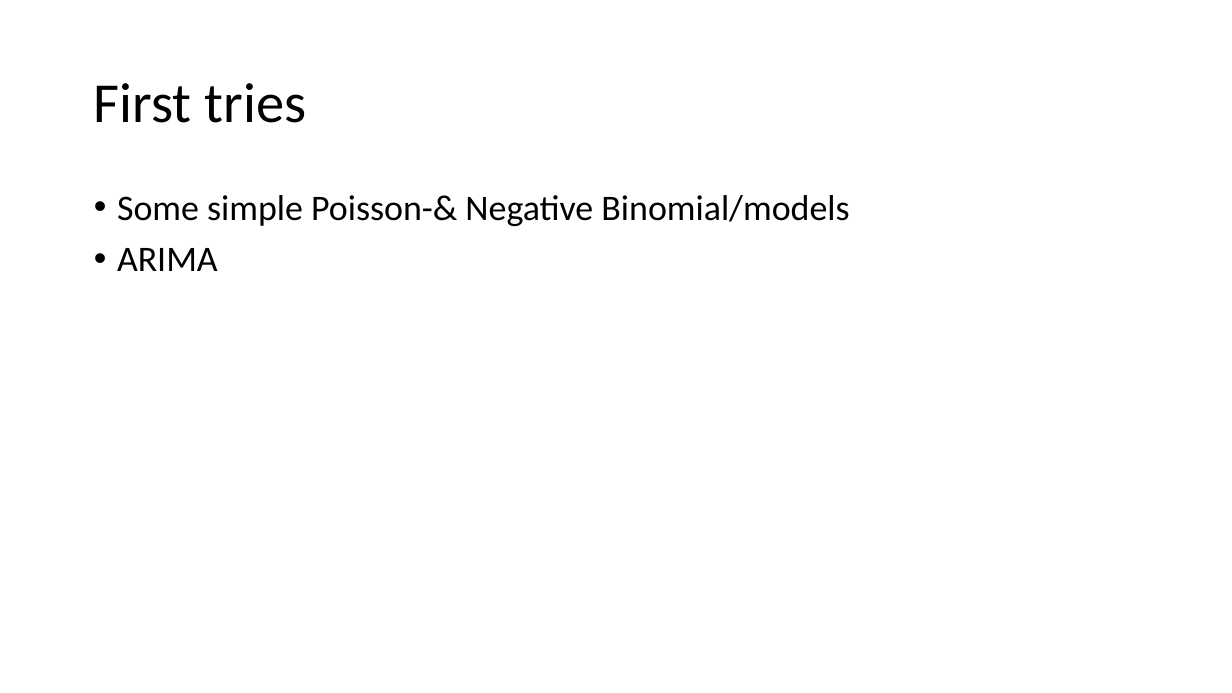
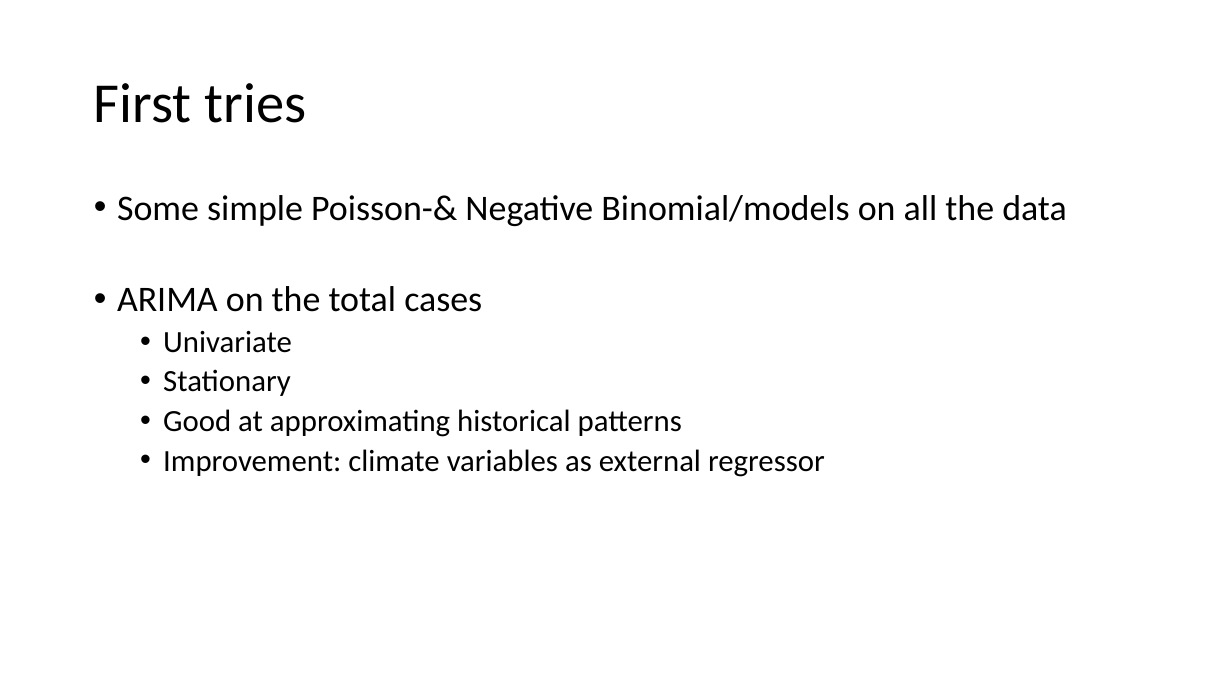
Before and after one commit to mariiader/adc_project, a slide deck: slide 11 of DengAI_PP_1.pptx (slide 10 before the commit). Drawn at 1232x693 pixels with LibreOffice and Linux fonts; fonts in the diff are those of the drawing. Boxes give left, top, right and bottom in pixels: in the first picture for what was removed or moved away, otherwise in the second. Text is boxed around its words. In the diff, an @@ line names an element or a change of style, - is before the commit and + after.

```diff
--- a/DengAI_PP_1.pptx
+++ b/DengAI_PP_1.pptx
@@ text at bbox=[117, 195, 1067, 477]: text changed; size 28 to 24 pt @@
-• Some simple Poisson-& Negative Binomial/models
-• ARIMA
+• Some simple Poisson-& Negative Binomial/models on all the data
+• ARIMA on the total cases
+  • Univariate
+  • Stationary
+  • Good at approximating historical patterns
+  • Improvement: climate variables as external regressor
```
Also in this commit, not shown: 5 other slides changed, 1 slide removed, 19 other files.
